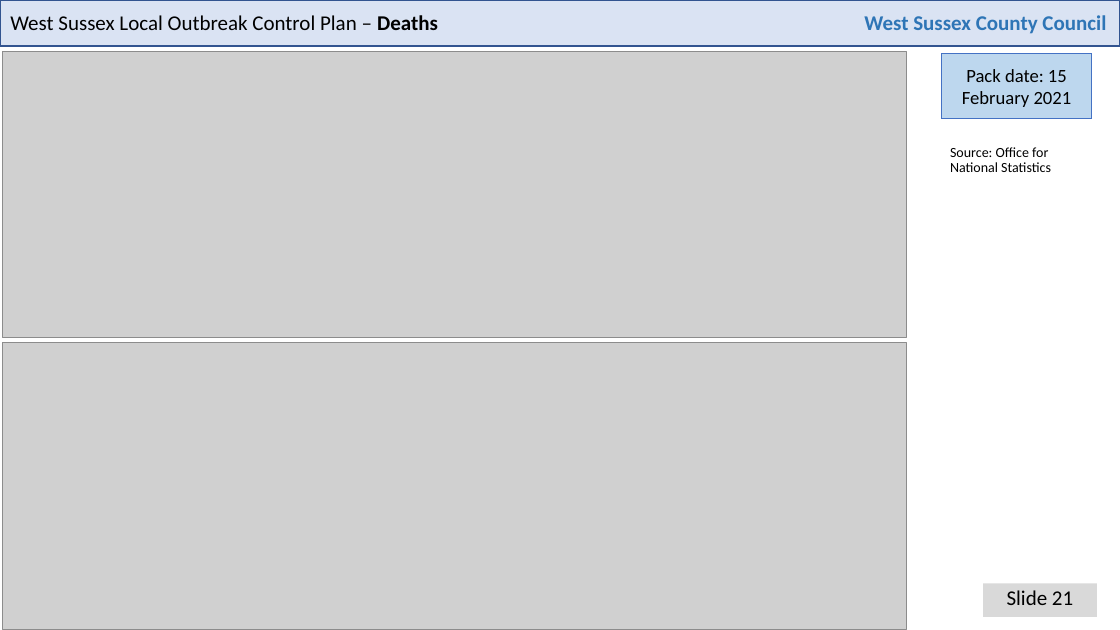
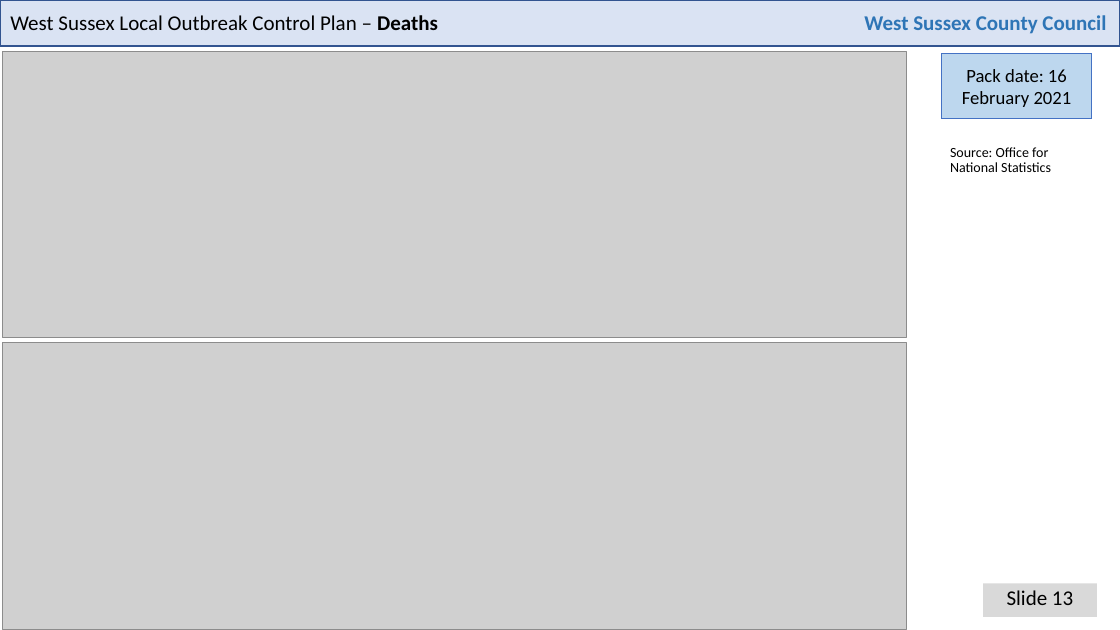
Before and after one commit to psychty/wsx_covid_datapack_public, a slide deck: slide 13 of Latest_West_Sussex_C19_slide_deck.pptx (slide 21 before the commit). Drawn at 1120x630 pixels with LibreOffice and Linux fonts; fonts in the diff are those of the drawing; grey boxes stand for pictures. Boxes give left, top, right and bottom in pixels: in the first picture for what was removed or moved away, otherwise in the second. Text is boxed around its words. In the diff, an @@ line names an element or a change of style, - is before the commit and + after.

```diff
--- a/Latest_West_Sussex_C19_slide_deck.pptx
+++ b/Latest_West_Sussex_C19_slide_deck.pptx
@@ text in rectangle at box(962, 69, 1072, 107): text changed @@
-Pack date: 15 February 2021
+Pack date: 16 February 2021
@@ text at box(1007, 590, 1073, 605): text changed @@
-Slide 21
+Slide 13
```
Also in this commit, not shown: 16 other slides changed, 5 slides removed, 11 other files.
